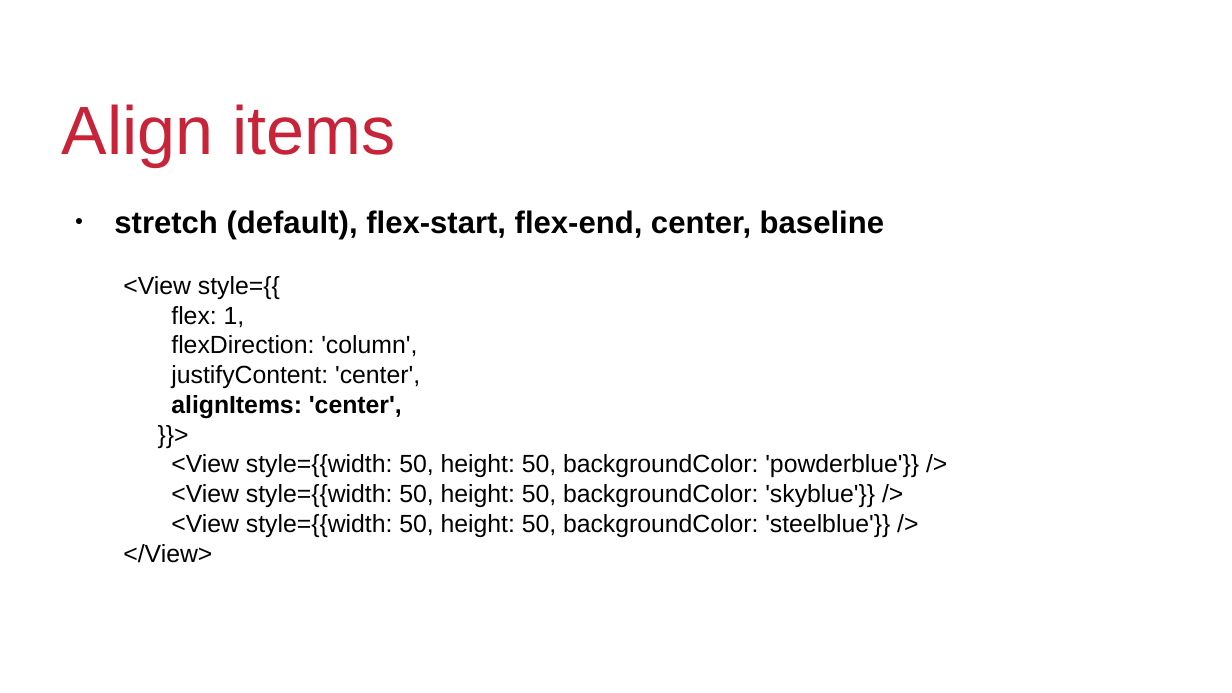
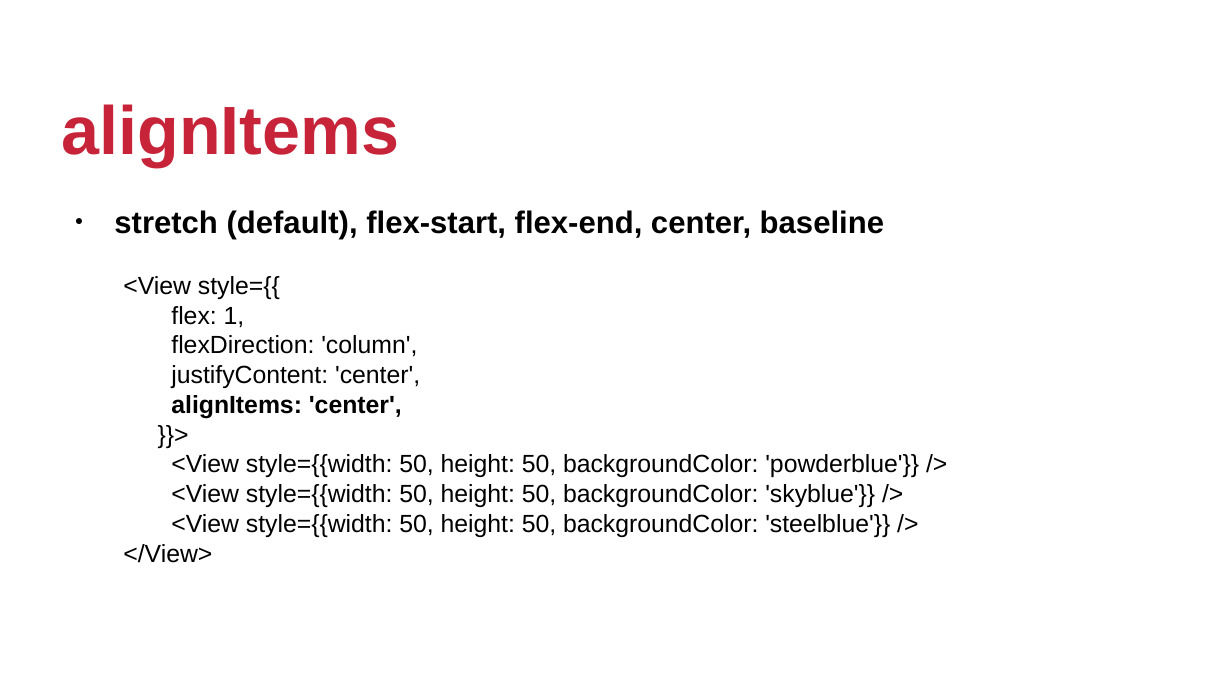
Before and after one commit to johnmagt/PIDM-2019_2, a slide deck: slide 53 of SLIDES/aula01.odp (slide 40 before the commit). Drawn at 1232x693 pixels with LibreOffice and Linux fonts; fonts in the diff are those of the drawing; background and template pictures are left out. Boxes give left, top, right and bottom in pixels: in the first picture for what was removed or moved away, otherwise in the second. Text is boxed around its words. In the diff, an @@ line names an element or a change of style, - is before the commit and + after.

```diff
--- a/SLIDES/aula01.odp
+++ b/SLIDES/aula01.odp
@@ title at [62,104,399,166]: text changed; bold on @@
-Align items
+alignItems
```
Also in this commit, not shown: 40 other slides changed, 22 slides added, 5 other files.
